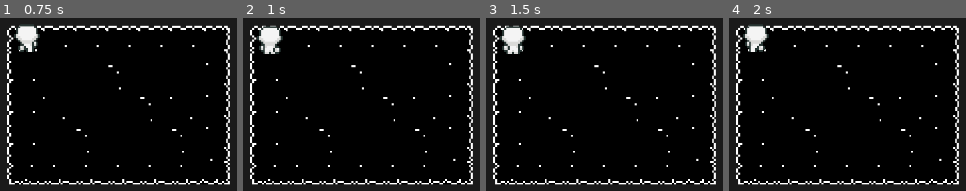
Above: before the commit, frames 1-4 (left to right).
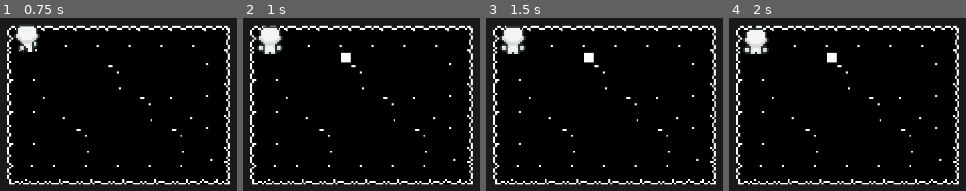
Above: after the commit, the same moments.

Repository: Janfra/Brackeys_Gamejam_2024
Game: Godot game, scene res://Levels/level_one.tscn
Two runs of this game, one before a commit and one after it. Both use one fixed random seed, a clock stepped at 60 frames per second and the inputs below.
Inputs:
- Up to frame 1 (0.75 s): hold W (move_up) from 0.53 s (still down)
- Up to frame 2 (1 s): keep holding W (move_up)
- Up to frame 3 (1.5 s): keep holding W (move_up)
- Up to frame 4 (2 s): keep holding W (move_up)

Frame 1 is identical in both runs. In frame 2, 0.5% of the frame differs, in the area x 5-46%, y 15-27%; in frame 3, 0.5%; in frame 4, 1.3%, in the area x 5-46%, y 4-27%.

Commit message:
Stop on walls & Shooting WIP

Diff:
--- a/Assets/Tiles/tile_set.tres
+++ b/Assets/Tiles/tile_set.tres
@@ -4672,15 +4672,15 @@
 0:26/0 = 0
 0:26/0/physics_layer_0/linear_velocity = Vector2(0, 0)
 0:26/0/physics_layer_0/angular_velocity = 0.0
-0:26/0/physics_layer_0/polygon_0/points = PackedVector2Array(-8, -8, -6, -8, -6, 6, 8, 6, 8, 8, -8, 8)
+0:26/0/physics_layer_0/polygon_0/points = PackedVector2Array(-8, -8, -6, -8, -6, 5.5, 8, 5.5, 8, 8, -8, 8)
 1:26/0 = 0
 1:26/0/physics_layer_0/linear_velocity = Vector2(0, 0)
 1:26/0/physics_layer_0/angular_velocity = 0.0
-1:26/0/physics_layer_0/polygon_0/points = PackedVector2Array(-8, 6, 8, 6, 8, 8, -8, 8)
+1:26/0/physics_layer_0/polygon_0/points = PackedVector2Array(-8, 5.5, 8, 5.5, 8, 8, -8, 8)
 2:26/0 = 0
 2:26/0/physics_layer_0/linear_velocity = Vector2(0, 0)
 2:26/0/physics_layer_0/angular_velocity = 0.0
-2:26/0/physics_layer_0/polygon_0/points = PackedVector2Array(-8, 6, 6, 6, 6, -8, 8, -8, 8, 8, -8, 8)
+2:26/0/physics_layer_0/polygon_0/points = PackedVector2Array(-8, 5.5, 6, 5.5, 6, -8, 8, -8, 8, 8, -8, 8)
 3:26/0 = 0
 3:26/0/physics_layer_0/linear_velocity = Vector2(0, 0)
 3:26/0/physics_layer_0/angular_velocity = 0.0
@@ -6220,6 +6220,42 @@
 83:35/0 = 0
 83:35/0/physics_layer_0/linear_velocity = Vector2(0, 0)
 83:35/0/physics_layer_0/angular_velocity = 0.0
+67:17/0 = 0
+67:17/0/physics_layer_0/linear_velocity = Vector2(0, 0)
+67:17/0/physics_layer_0/angular_velocity = 0.0
+67:16/0 = 0
+67:16/0/physics_layer_0/linear_velocity = Vector2(0, 0)
+67:16/0/physics_layer_0/angular_velocity = 0.0
+67:15/0 = 0
+67:15/0/physics_layer_0/linear_velocity = Vector2(0, 0)
+67:15/0/physics_layer_0/angular_velocity = 0.0
+66:14/0 = 0
+66:14/0/physics_layer_0/linear_velocity = Vector2(0, 0)
+66:14/0/physics_layer_0/angular_velocity = 0.0
+66:13/0 = 0
+66:13/0/physics_layer_0/linear_velocity = Vector2(0, 0)
+66:13/0/physics_layer_0/angular_velocity = 0.0
+66:12/0 = 0
+66:12/0/physics_layer_0/linear_velocity = Vector2(0, 0)
+66:12/0/physics_layer_0/angular_velocity = 0.0
+66:11/0 = 0
+66:11/0/physics_layer_0/linear_velocity = Vector2(0, 0)
+66:11/0/physics_layer_0/angular_velocity = 0.0
+65:8/0 = 0
+65:8/0/physics_layer_0/linear_velocity = Vector2(0, 0)
+65:8/0/physics_layer_0/angular_velocity = 0.0
+64:7/0 = 0
+64:7/0/physics_layer_0/linear_velocity = Vector2(0, 0)
+64:7/0/physics_layer_0/angular_velocity = 0.0
+64:6/0 = 0
+64:6/0/physics_layer_0/linear_velocity = Vector2(0, 0)
+64:6/0/physics_layer_0/angular_velocity = 0.0
+64:5/0 = 0
+64:5/0/physics_layer_0/linear_velocity = Vector2(0, 0)
+64:5/0/physics_layer_0/angular_velocity = 0.0
+63:4/0 = 0
+63:4/0/physics_layer_0/linear_velocity = Vector2(0, 0)
+63:4/0/physics_layer_0/angular_velocity = 0.0
 
 [resource]
 physics_layer_0/collision_layer = 1
--- /dev/null
+++ b/Levels/Bullet.gd
@@ -0,0 +1,50 @@
+class_name Bullet
+extends Area2D
+
+class BulletData:
+	var speed: float
+	var max_distance: float
+	var direction: Vector2
+
+	func _init():
+		speed = 45.0
+		max_distance = 50.0
+		direction = Vector2.ZERO
+
+
+@export_category("Dependecies")
+@export
+var _trail_particles: GPUParticles2D
+
+var bullet_config: BulletData = BulletData.new()
+var distance_travelled: Vector2 = Vector2.ZERO
+var _is_active: bool = false
+
+# Called when the node enters the scene tree for the first time.
+func _ready() -> void:
+	assert(_trail_particles)
+	body_entered.connect(_clear_bullet.bind())
+	_trail_particles.emitting = false
+
+
+func shoot(data : BulletData) -> void:
+	bullet_config = data
+	_trail_particles.emitting = true
+	_is_active = true
+
+
+func _physics_process(delta) -> void:
+	if not _is_active:
+		return
+
+	distance_travelled.x = bullet_config.speed * bullet_config.direction.x * delta
+	distance_travelled.y = bullet_config.speed * bullet_config.direction.y * delta
+	if distance_travelled.length_squared() >= bullet_config.max_distance * bullet_config.max_distance:
+		print("reached max")
+		queue_free()
+
+	global_position += distance_travelled
+
+
+func _clear_bullet(area: Node) -> void:
+	queue_free()
--- /dev/null
+++ b/Levels/ShootingPoint.gd
@@ -0,0 +1,72 @@
+class_name ShootingPoint
+extends Node2D
+
+@export_category("Depedencies")
+@export
+var _bullet: PackedScene
+@export
+var _shot_particles: GPUParticles2D
+@export
+var _timer: Timer
+
+@export_category("Config")
+@export
+var _delay_duration: float = 4
+@export
+var _warning_duration: float = 4
+@export
+var _shooting_direction: Vector2
+
+var _queued_bullet: Bullet
+
+# Called when the node enters the scene tree for the first time.
+func _ready():
+	assert(_timer)
+	assert(_shot_particles)
+	assert(_bullet)
+
+	_timer.one_shot = false
+	_set_timeout(_on_delay_completed.bind(), _delay_duration)
+
+
+func _generate_bullet() -> void:
+	print("Generating")
+	var bullet_instance: Bullet = _bullet.instantiate() as Bullet
+	assert(bullet_instance)
+
+	bullet_instance.global_position = self.position
+	bullet_instance.owner = self
+	add_sibling(bullet_instance)
+
+	assert(not _queued_bullet)
+	_queued_bullet = bullet_instance
+
+
+func _on_delay_completed() -> void:
+	print("Delay finished")
+	_generate_bullet()
+	_set_timeout(_on_warning_completed.bind(), _warning_duration)
+
+
+func _on_warning_completed() -> void:
+	print("Warning complete")
+	_shot_particles.emitting = true
+
+	if is_instance_valid(_queued_bullet):
+		var bullet_config: Bullet.BulletData = Bullet.BulletData.new()
+		bullet_config.direction = _shooting_direction
+		_queued_bullet.shoot(bullet_config)
+
+	_set_timeout(_on_delay_completed.bind(), _delay_duration)
+
+
+func _set_timeout(callable : Callable, duration : float) -> void:
+	if not _timer.is_stopped():
+		_timer.stop()
+
+	for connections in _timer.timeout.get_connections():
+		_timer.timeout.disconnect(connections["callable"])
+
+	_timer.wait_time = duration
+	_timer.timeout.connect(callable)
+	_timer.start()
--- a/Levels/level_one.tscn
+++ b/Levels/level_one.tscn
@@ -1,7 +1,8 @@
-[gd_scene load_steps=3 format=3 uid="uid://dv6vrit3t5sr8"]
+[gd_scene load_steps=4 format=3 uid="uid://dv6vrit3t5sr8"]
 
 [ext_resource type="TileSet" uid="uid://cx0bisnluk85r" path="res://Assets/Tiles/tile_set.tres" id="1_qdsim"]
 [ext_resource type="PackedScene" uid="uid://do7u3hbt3hxac" path="res://Scenes/player_character.tscn" id="2_pbg04"]
+[ext_resource type="PackedScene" uid="uid://c2kdkfjcr3ucc" path="res://Scenes/shooting_point.tscn" id="3_1etgb"]
 
 [node name="Node2D" type="Node2D"]
 
@@ -16,3 +17,7 @@
 zoom = Vector2(2.87, 2.87)
 
 [node name="PlayerMovement" parent="." instance=ExtResource("2_pbg04")]
+
+[node name="ShootingPoint" parent="." instance=ExtResource("3_1etgb")]
+position = Vector2(38, 10)
+_shooting_direction = Vector2(0, 1)
--- /dev/null
+++ b/Scenes/bullet.tscn
@@ -0,0 +1,43 @@
+[gd_scene load_steps=7 format=3 uid="uid://dv0yfjruswxj4"]
+
+[ext_resource type="Script" path="res://Levels/Bullet.gd" id="1_nmnkm"]
+[ext_resource type="Texture2D" uid="uid://ci20jleplykvg" path="res://Assets/VFXs/white_square.png" id="2_ku54t"]
+
+[sub_resource type="RectangleShape2D" id="RectangleShape2D_5gwp3"]
+size = Vector2(4.8, 4.8)
+
+[sub_resource type="Curve" id="Curve_65byv"]
+_data = [Vector2(0, 1), 0.0, 0.0, 0, 0, Vector2(1, 0), 0.0, 0.0, 0, 0]
+point_count = 2
+
+[sub_resource type="CurveTexture" id="CurveTexture_r84mr"]
+curve = SubResource("Curve_65byv")
+
+[sub_resource type="ParticleProcessMaterial" id="ParticleProcessMaterial_0t6ow"]
+lifetime_randomness = 0.02
+particle_flag_disable_z = true
+emission_shape = 3
+emission_box_extents = Vector3(1, 1, 1)
+angle_max = 360.0
+inherit_velocity_ratio = -0.5
+direction = Vector3(0, 0, 0)
+gravity = Vector3(0, 0, 0)
+scale_max = 3.0
+alpha_curve = SubResource("CurveTexture_r84mr")
+
+[node name="Bullet" type="Area2D" node_paths=PackedStringArray("_trail_particles")]
+script = ExtResource("1_nmnkm")
+_trail_particles = NodePath("TrailParticles")
+
+[node name="Sprite2D" type="Sprite2D" parent="."]
+texture_filter = 1
+texture_repeat = 1
+scale = Vector2(0.3, 0.3)
+texture = ExtResource("2_ku54t")
+
+[node name="CollisionShape2D" type="CollisionShape2D" parent="."]
+shape = SubResource("RectangleShape2D_5gwp3")
+
+[node name="TrailParticles" type="GPUParticles2D" parent="."]
+process_material = SubResource("ParticleProcessMaterial_0t6ow")
+lifetime = 0.3
--- /dev/null
+++ b/Scenes/shooting_point.tscn
@@ -0,0 +1,54 @@
+[gd_scene load_steps=8 format=3 uid="uid://c2kdkfjcr3ucc"]
+
+[ext_resource type="Script" path="res://Levels/ShootingPoint.gd" id="1_83bxk"]
+[ext_resource type="PackedScene" uid="uid://dv0yfjruswxj4" path="res://Scenes/bullet.tscn" id="2_de3tu"]
+
+[sub_resource type="Curve" id="Curve_i2804"]
+_data = [Vector2(0, 0.098901), 0.0, 0.336398, 0, 0, Vector2(0.78, 1), -0.699301, -0.699301, 0, 0, Vector2(1, 0), -2.32708, 0.0, 0, 0]
+point_count = 3
+
+[sub_resource type="CurveTexture" id="CurveTexture_uwy0f"]
+curve = SubResource("Curve_i2804")
+
+[sub_resource type="Curve" id="Curve_r1x08"]
+_data = [Vector2(0, 1), 0.0, 0.0, 0, 0, Vector2(1, 0.758242), 0.0, 0.0, 0, 0]
+point_count = 2
+
+[sub_resource type="CurveTexture" id="CurveTexture_b0dlk"]
+curve = SubResource("Curve_r1x08")
+
+[sub_resource type="ParticleProcessMaterial" id="ParticleProcessMaterial_besi0"]
+lifetime_randomness = 0.61
+particle_flag_disable_z = true
+angle_max = 360.0
+direction = Vector3(0, 0, 0)
+flatness = 0.5
+initial_velocity_min = 3.0
+initial_velocity_max = 11.0
+orbit_velocity_min = -0.225
+orbit_velocity_max = 0.7
+gravity = Vector3(0, 0, 0)
+damping_max = 1.2
+scale_min = 0.9
+scale_max = 1.6
+scale_curve = SubResource("CurveTexture_b0dlk")
+alpha_curve = SubResource("CurveTexture_uwy0f")
+
+[node name="ShootingPoint" type="Node2D" node_paths=PackedStringArray("_shot_particles", "_timer")]
+script = ExtResource("1_83bxk")
+_bullet = ExtResource("2_de3tu")
+_shot_particles = NodePath("ShotParticles")
+_timer = NodePath("Timer")
+_delay_duration = 0.0
+
+[node name="ShotParticles" type="GPUParticles2D" parent="."]
+emitting = false
+amount = 10
+process_material = SubResource("ParticleProcessMaterial_besi0")
+lifetime = 2.0
+one_shot = true
+speed_scale = 1.4
+explosiveness = 1.0
+
+[node name="Timer" type="Timer" parent="."]
+one_shot = true
--- /dev/null
+++ b/Scenes/warning_particles.tscn
@@ -0,0 +1,33 @@
+[gd_scene load_steps=6 format=3 uid="uid://beld8lcjaj564"]
+
+[sub_resource type="Curve" id="Curve_i2804"]
+_data = [Vector2(0, 0.098901), 0.0, 0.336398, 0, 0, Vector2(0.78, 1), -0.699301, -0.699301, 0, 0, Vector2(1, 0), -2.32708, 0.0, 0, 0]
+point_count = 3
+
+[sub_resource type="CurveTexture" id="CurveTexture_2mhf0"]
+curve = SubResource("Curve_i2804")
+
+[sub_resource type="Curve" id="Curve_n3ru2"]
+min_value = 2.0
+max_value = 6.0
+_data = [Vector2(0, 2), 0.0, 1.1712, 0, 0, Vector2(0.78, 2.56044), -0.989011, -0.989011, 0, 0, Vector2(1, 6), 3.23986, 0.0, 0, 0]
+point_count = 3
+
+[sub_resource type="CurveTexture" id="CurveTexture_kwvk4"]
+curve = SubResource("Curve_n3ru2")
+
+[sub_resource type="ParticleProcessMaterial" id="ParticleProcessMaterial_msabr"]
+lifetime_randomness = 0.03
+particle_flag_disable_z = true
+angle_max = 360.0
+gravity = Vector3(0, 0, 0)
+scale_curve = SubResource("CurveTexture_kwvk4")
+hue_variation_curve = SubResource("CurveTexture_2mhf0")
+
+[node name="WarningParticles" type="GPUParticles2D"]
+emitting = false
+amount = 4
+process_material = SubResource("ParticleProcessMaterial_msabr")
+lifetime = 4.0
+one_shot = true
+explosiveness = 1.0
--- a/Scripts/CharacterMovement2D.gd
+++ b/Scripts/CharacterMovement2D.gd
@@ -39,8 +39,12 @@
 			stopped_moving.emit()
 
 	else:
+		if get_real_velocity().is_zero_approx():
+			stopped_moving.emit()
+			_clear_accumulated_acceleration()
+
 		if _is_opposite_direction_to_movement(direction_input, _decelerate_angle_tolerance):
-			_clear_accumulated__acceleration()
+			_clear_accumulated_acceleration()
 		_accelerate(direction_input)
 		_register_valid_movement_input(direction_input)
 
@@ -80,7 +84,7 @@
 	return _last_frame_direction.dot(direction) <= angle_tolerance
 
 
-func _clear_accumulated__acceleration() -> void:
+func _clear_accumulated_acceleration() -> void:
 	_acceleration = 0
 	input_cancelled_acceleration.emit()
 
--- a/Scripts/PlayerAnimations.gd
+++ b/Scripts/PlayerAnimations.gd
@@ -79,7 +79,8 @@
 		return
 
 	if override:
-		_animation_player.animation_looped.disconnect(_play_animation_on_finished.bind())
+		if _animation_player.animation_looped.is_connected(_play_animation_on_finished.bind()):
+			_animation_player.animation_looped.disconnect(_play_animation_on_finished.bind())
 		_animation_player.play(animation, play_speed)
 	else:
 		if _animation_player.is_playing():
--- a/project.godot
+++ b/project.godot
@@ -14,6 +14,10 @@
 run/main_scene="res://Levels/level_one.tscn"
 config/features=PackedStringArray("4.2", "GL Compatibility")
 config/icon="res://icon.svg"
+
+[display]
+
+mouse_cursor/custom_image="res://Assets/UI/pointer_i.png"
 
 [input]
 
Binary file removed: Assets/VFXs/All_Fire_Bullet_Pixel_16x16_02.png
Binary file added: Assets/VFXs/white_square.png
Not shown, changed: Assets/VFXs/white_square.png.import
